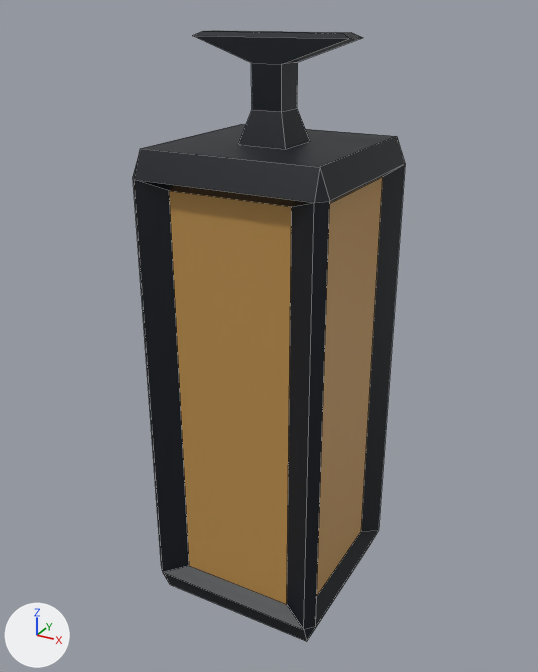
The FBX model Assets/blender fbx/lantern.fbx as it was, and as the next commit left it.
One viewpoint serves both versions: a 50 mm camera at (0.656, -1.214, 1.193) aimed at (-0.01, -0.003, 0.587). Arrows for +X, +Y and +Z are at lower left; the lights stay in place. Mesh edges are drawn as thin lines.
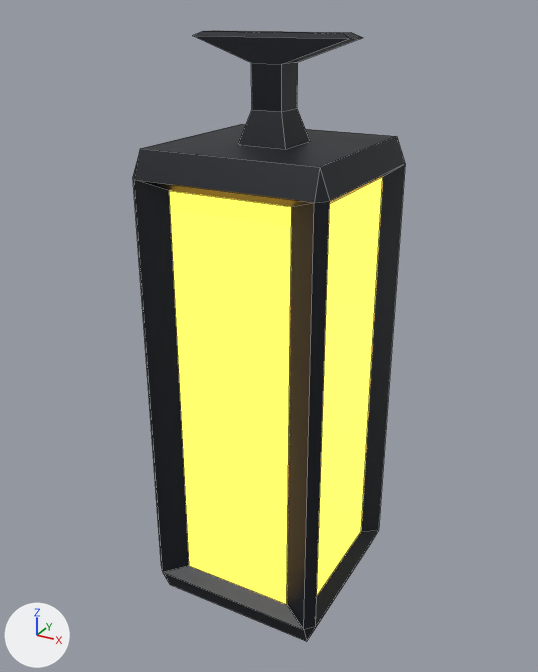
Edits to the bpy script that builds the scene:
```text
Change mat_lantern_light:
    add mat_lantern_light.emission_color = (1.0, 0.593, 0.0491)  # yellow #ffca3f
    add mat_lantern_light.emission_strength = 2.25
```

Pixel boxes [x1, y1, x2, y2] of what changed, in the pictures (538 x 672 px):
'Cube', recoloured, surface changed: [161, 173, 386, 608] in both
